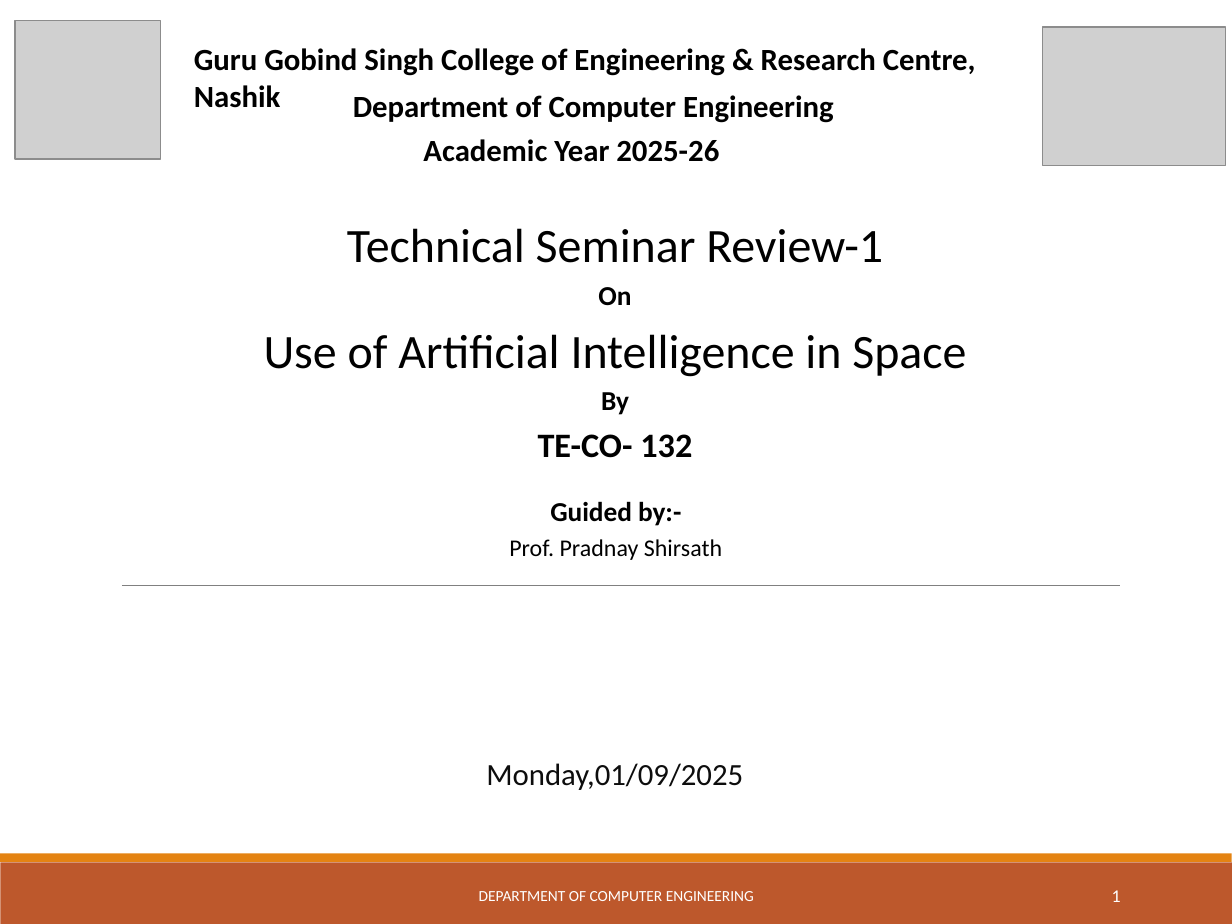
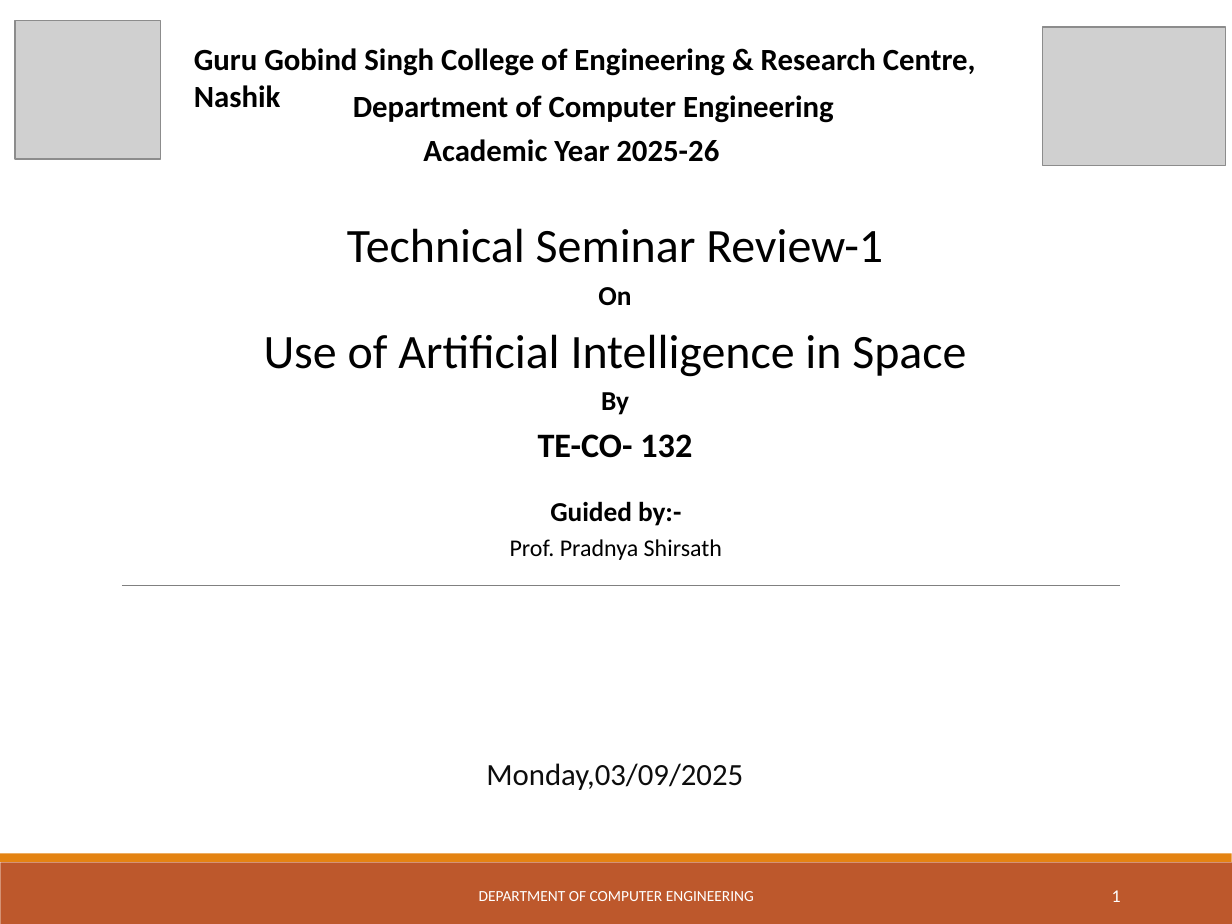
Before and after one commit to ShantanuGV/Websites, a slide deck: slide 1 of 132_AI_in_space.pptx. Drawn at 1232x924 pixels with LibreOffice and Linux fonts; fonts in the diff are those of the drawing; grey boxes stand for pictures. Boxes give left, top, right and bottom in pixels: in the first picture for what was removed or moved away, otherwise in the second. Text is boxed around its words. In the diff, an @@ line names an element or a change of style, - is before the commit and + after.

```diff
--- a/132_AI_in_space.pptx
+++ b/132_AI_in_space.pptx
@@ text at bbox=[510, 539, 722, 560]: text changed @@
-Prof. Pradnay Shirsath
+Prof. Pradnya Shirsath
@@ text at bbox=[486, 763, 743, 790]: text changed @@
-Monday,01/09/2025
+Monday,03/09/2025
```
Also in this commit, not shown: 5 other slides changed, 1 slide removed.
